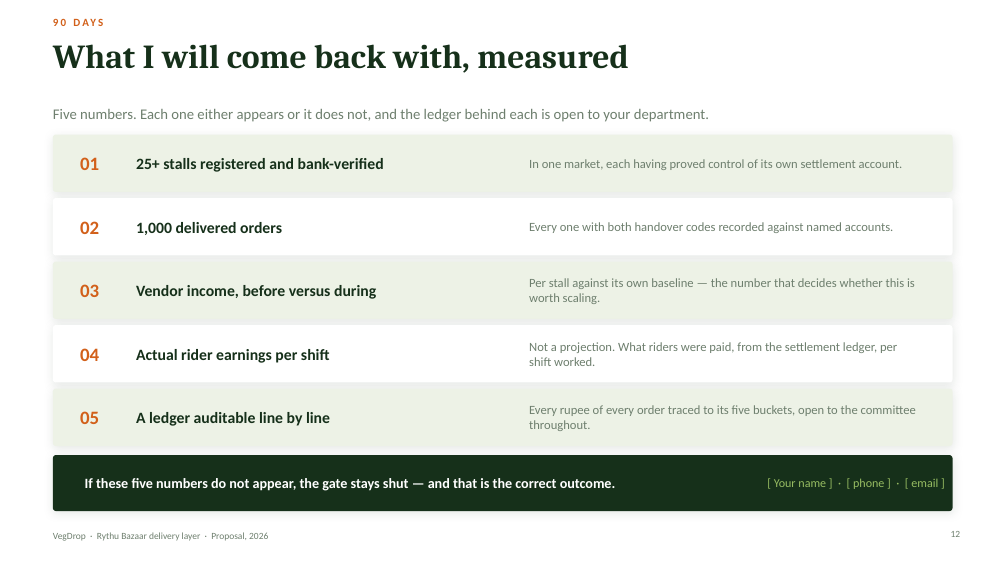
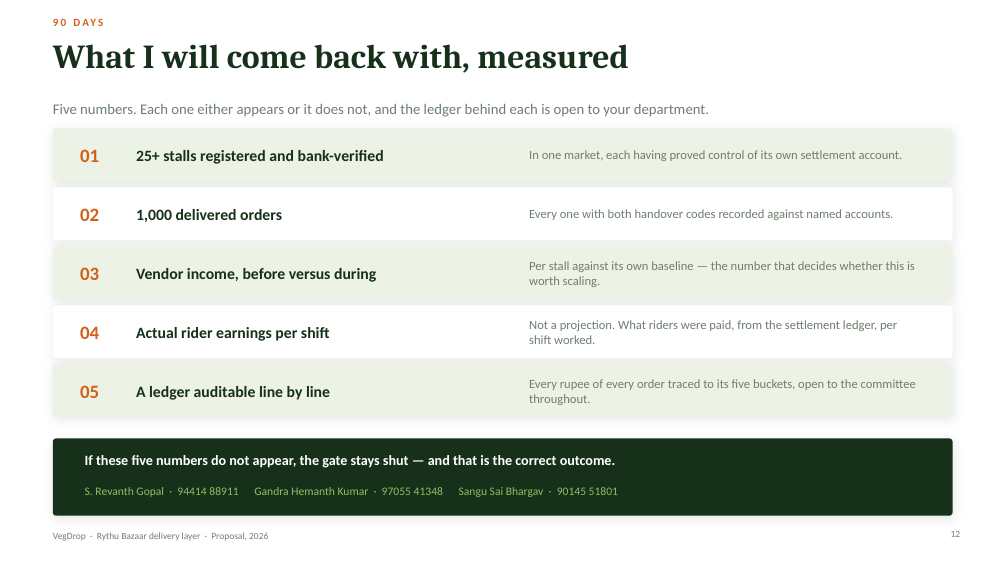
Before and after one commit to devgooty/vegdrop-app, a slide deck: slide 12 of VegDrop-Nara-Lokesh-Deck.pptx. Drawn at 1008x567 pixels with LibreOffice and Linux fonts; fonts in the diff are those of the drawing. Boxes give left, top, right and bottom in pixels: in the first picture for what was removed or moved away, otherwise in the second. Text is boxed around its words. In the diff, an @@ line names an element or a change of style, - is before the commit and + after.

```diff
--- a/VegDrop-Nara-Lokesh-Deck.pptx
+++ b/VegDrop-Nara-Lokesh-Deck.pptx
@@ text "Five numbers. Each one either ...": place and size @@
-text "Five numbers. Each one either ..." at <box>53,109,709,122</box>
+text "Five numbers. Each one either ..." at <box>53,104,709,117</box>
@@ rounded rectangle: place and size @@
-rounded rectangle at <box>53,135,953,192</box>
+rounded rectangle at <box>53,129,953,181</box>
@@ text "01": place and size @@
-text "01" at <box>80,157,99,170</box>
+text "01" at <box>80,149,99,162</box>
@@ text "25+ stalls registered and bank-verified": place and size @@
-text "25+ stalls registered and bank-verified" at <box>136,158,384,172</box>
+text "25+ stalls registered and bank-verified" at <box>136,150,384,164</box>
@@ text "In one market, each having ...": place and size @@
-text "In one market, each having ..." at <box>529,159,903,170</box>
+text "In one market, each having ..." at <box>529,150,903,161</box>
@@ rounded rectangle: place and size @@
-rounded rectangle at <box>53,198,953,256</box>
+rounded rectangle at <box>53,188,953,240</box>
@@ text "02": place and size @@
-text "02" at <box>80,221,99,234</box>
+text "02" at <box>80,208,99,221</box>
@@ text "1,000 delivered orders": place and size @@
-text "1,000 delivered orders" at <box>136,222,282,235</box>
+text "1,000 delivered orders" at <box>136,209,282,222</box>
@@ text "Every one with both handover ...": place and size @@
-text "Every one with both handover ..." at <box>529,222,894,233</box>
+text "Every one with both handover ..." at <box>529,209,894,220</box>
@@ rounded rectangle: place and size @@
-rounded rectangle at <box>53,262,953,319</box>
+rounded rectangle at <box>53,247,953,299</box>
@@ text "03": place and size @@
-text "03" at <box>80,284,99,297</box>
+text "03" at <box>80,267,99,280</box>
@@ text "Vendor income, before versus during": place and size @@
-text "Vendor income, before versus during" at <box>136,285,376,299</box>
+text "Vendor income, before versus during" at <box>136,268,376,282</box>
@@ text "Per stall against its own ...": place and size @@
-text "Per stall against its own ..." at <box>529,278,915,304</box>
+text "Per stall against its own ..." at <box>529,261,915,287</box>
@@ rounded rectangle: place and size @@
-rounded rectangle at <box>53,325,953,383</box>
+rounded rectangle at <box>53,306,953,358</box>
@@ text "04": place and size @@
-text "04" at <box>80,348,99,361</box>
+text "04" at <box>80,326,99,339</box>
@@ text "Actual rider earnings per shift": place and size @@
-text "Actual rider earnings per shift" at <box>136,349,330,363</box>
+text "Actual rider earnings per shift" at <box>136,327,330,341</box>
@@ text "Not a projection. What riders ...": place and size @@
-text "Not a projection. What riders ..." at <box>529,342,897,366</box>
+text "Not a projection. What riders ..." at <box>529,320,897,344</box>
@@ proportions changed in 6 elements at <box>53,439,953,516</box>, <box>53,129,953,181</box>, <box>53,188,953,240</box>, <box>53,247,953,299</box>, <box>53,306,953,358</box>, <box>53,364,953,417</box> @@
@@ rounded rectangle: place and size @@
-rounded rectangle at <box>53,389,953,446</box>
+rounded rectangle at <box>53,364,953,417</box>
@@ text "05": place and size @@
-text "05" at <box>80,411,99,424</box>
+text "05" at <box>80,385,99,398</box>
@@ text "A ledger auditable line by ...": place and size @@
-text "A ledger auditable line by ..." at <box>136,412,330,426</box>
+text "A ledger auditable line by ..." at <box>136,386,330,400</box>
@@ text "Every rupee of every order ...": place and size @@
-text "Every rupee of every order ..." at <box>529,405,916,431</box>
+text "Every rupee of every order ..." at <box>529,379,916,405</box>
@@ rounded rectangle: place and size @@
-rounded rectangle at <box>53,455,953,511</box>
+rounded rectangle at <box>53,439,953,516</box>
@@ text "If these five numbers do ...": place and size @@
-text "If these five numbers do ..." at <box>85,478,616,491</box>
+text "If these five numbers do ..." at <box>85,455,616,468</box>
@@ text removed at <box>774,478,938,489</box> @@
-[ Your name ] · [ phone ] · [ email ]
@@ text added at <box>85,487,618,497</box>, 11 pt, text #97BC62 @@
+S. Revanth Gopal · 94414 88911 Gandra Hemanth Kumar · 97055 41348 Sangu Sai Bhargav · 90145 51801
```
Also in this commit, not shown: 1 other slide changed, 1 other file.
